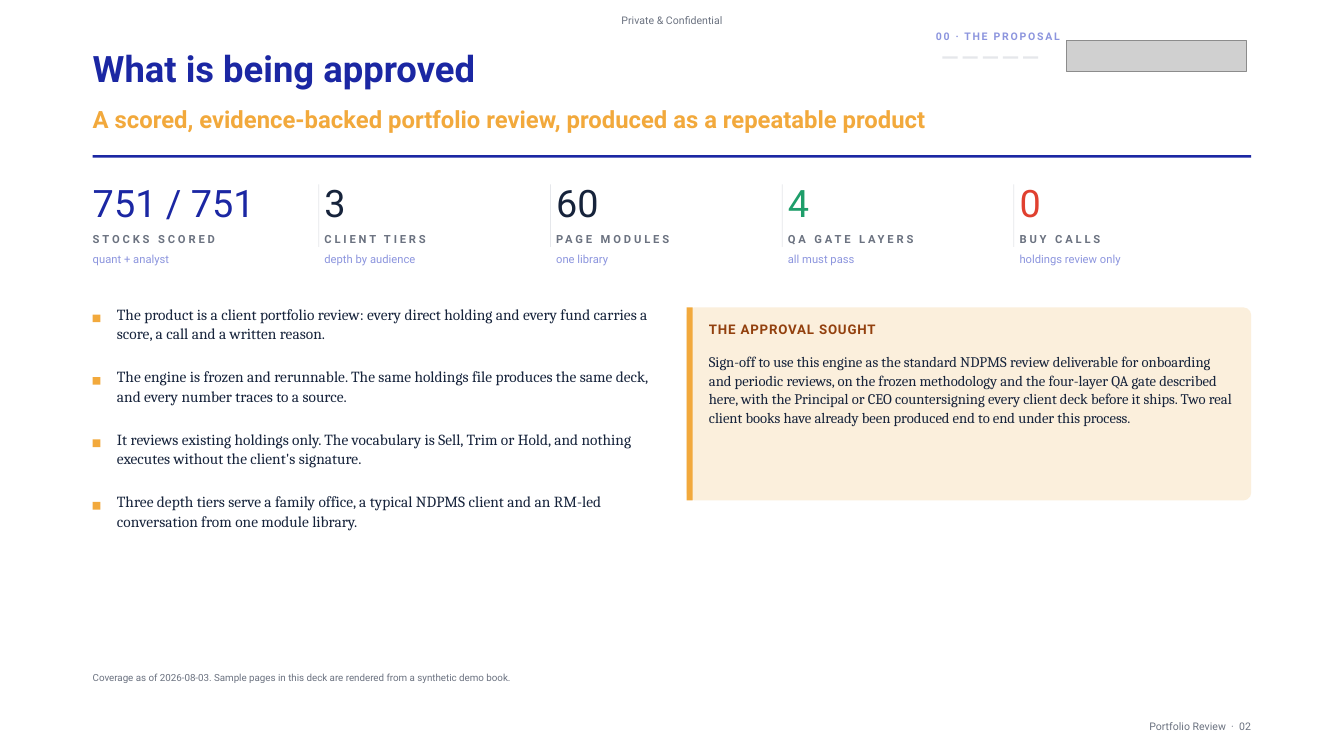
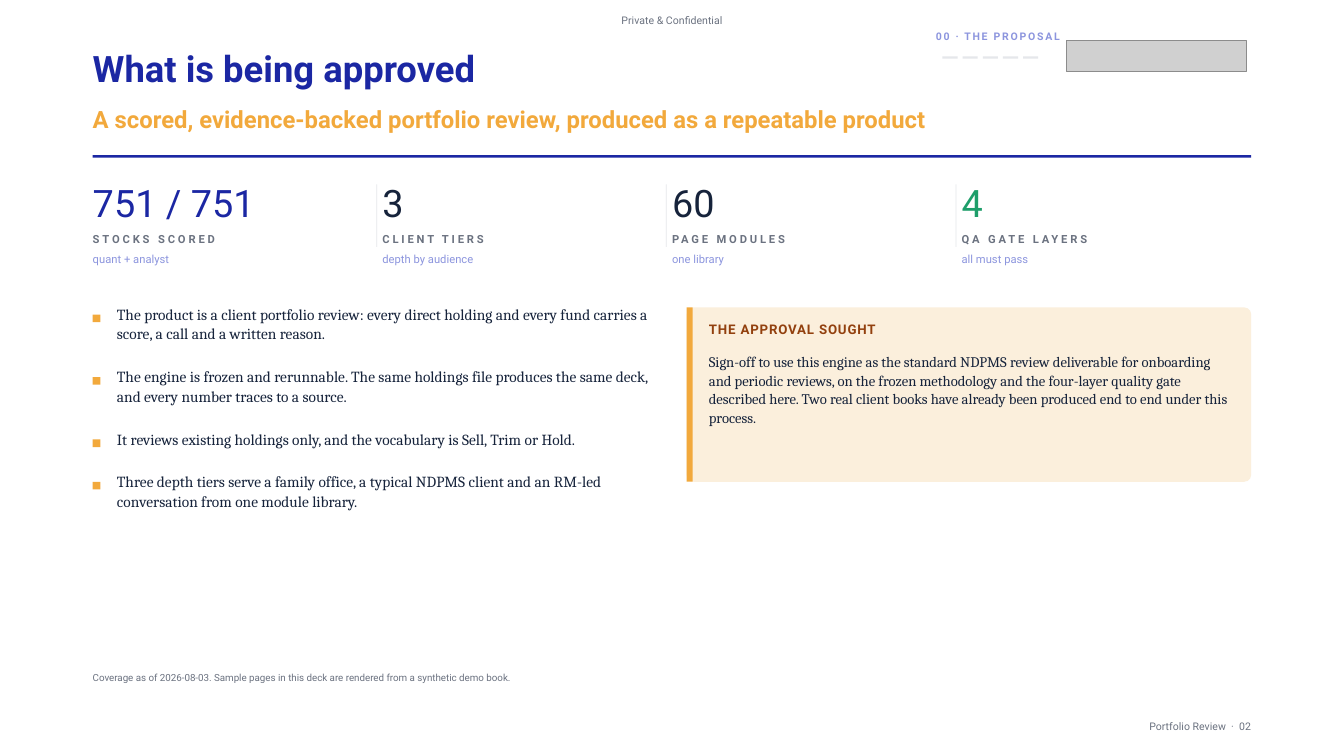
Before and after one commit to shreyas1gupta-wq/ionic-scorecard, a slide deck: slide 2 of Shreyas_Ionic_AMC/09_PRODUCT/reports/IONIC_NDPMS_PRODUCT_APPROVAL_DECK.pptx. Drawn at 1344x756 pixels with LibreOffice and Linux fonts; fonts in the diff are those of the drawing; grey boxes stand for pictures. Boxes give left, top, right and bottom in pixels: in the first picture for what was removed or moved away, otherwise in the second. Text is boxed around its words. In the diff, an @@ line names an element or a change of style, - is before the commit and + after.

```diff
--- a/Shreyas_Ionic_AMC/09_PRODUCT/reports/IONIC_NDPMS_PRODUCT_APPROVAL_DECK.pptx
+++ b/Shreyas_Ionic_AMC/09_PRODUCT/reports/IONIC_NDPMS_PRODUCT_APPROVAL_DECK.pptx
@@ text "3": place and size @@
-text "3" at (324, 189, 345, 218)
+text "3" at (382, 189, 403, 218)
@@ text "60": place and size @@
-text "60" at (556, 189, 599, 218)
+text "60" at (672, 189, 715, 218)
@@ text "4": place and size @@
-text "4" at (788, 190, 809, 217)
+text "4" at (962, 190, 983, 217)
@@ rectangle: place and size @@
-rectangle at (319, 185, 320, 247)
+rectangle at (376, 185, 377, 247)
@@ rectangle removed at (551, 185, 552, 247) @@
@@ rectangle: place and size @@
-rectangle at (782, 185, 783, 247)
+rectangle at (666, 185, 667, 247)
@@ rectangle: place and size @@
-rectangle at (1013, 185, 1014, 247)
+rectangle at (956, 185, 957, 247)
@@ text removed at (1020, 189, 1041, 218) @@
-0
@@ text "CLIENT TIERS": place and size @@
-text "CLIENT TIERS" at (324, 235, 426, 243)
+text "CLIENT TIERS" at (382, 235, 484, 243)
@@ text "PAGE MODULES" rewrapped from (557, 232, 773, 251) to (673, 232, 947, 251) @@
@@ text "QA GATE LAYERS" rewrapped from (788, 232, 1005, 251) to (962, 232, 1236, 251) @@
@@ text removed at (1020, 235, 1100, 243) @@
-BUY CALLS
@@ text "depth by audience": place and size @@
-text "depth by audience" at (324, 255, 415, 265)
+text "depth by audience" at (382, 255, 473, 265)
@@ text "one library": place and size @@
-text "one library" at (556, 254, 608, 265)
+text "one library" at (672, 254, 724, 266)
@@ text "all must pass": place and size @@
-text "all must pass" at (788, 255, 854, 265)
+text "all must pass" at (962, 254, 1028, 265)
@@ text removed at (1020, 255, 1121, 266) @@
-holdings review only
@@ rounded rectangle: place and size @@
-rounded rectangle at (687, 308, 1251, 501)
+rounded rectangle at (687, 308, 1251, 482)
@@ rectangle: place and size @@
-rectangle at (687, 308, 693, 501)
+rectangle at (687, 308, 693, 482)
@@ text at (709, 356, 1228, 426): text changed @@
-Sign-off to use this engine as the standard NDPMS review deliverable for onboarding and periodic reviews, on the frozen methodology and the four-layer QA gate described here, with the Principal or CEO countersigning every client deck before it ships. Two real client books have already been produced end to end under this process.
+Sign-off to use this engine as the standard NDPMS review deliverable for onboarding and periodic reviews, on the frozen methodology and the four-layer quality gate described here. Two real client books have already been produced end to end under this process.
@@ text at (117, 434, 576, 449): text changed @@
-It reviews existing holdings only. The vocabulary is Sell, Trim or Hold, and nothing executes without the client's signature.
+It reviews existing holdings only, and the vocabulary is Sell, Trim or Hold.
@@ text "Three depth tiers serve a ...": place and size @@
-text "Three depth tiers serve a ..." at (117, 496, 601, 531)
+text "Three depth tiers serve a ..." at (117, 476, 601, 511)
@@ rectangle: place and size @@
-rectangle at (93, 502, 100, 509)
+rectangle at (93, 482, 100, 489)
```
Also in this commit, not shown: 21 other slides changed, 4 slides added, 5 slides removed, 27 other files.
